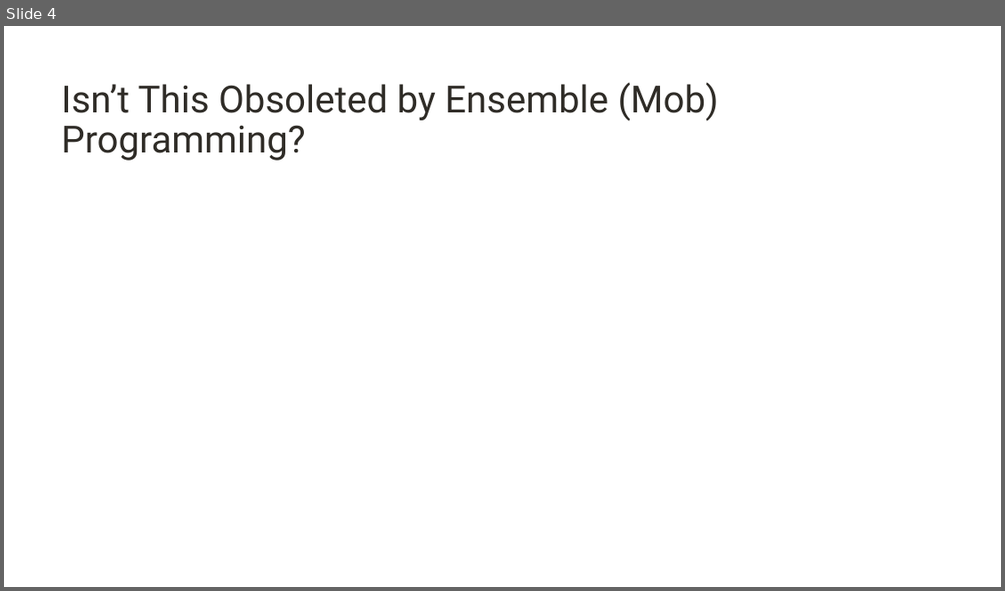
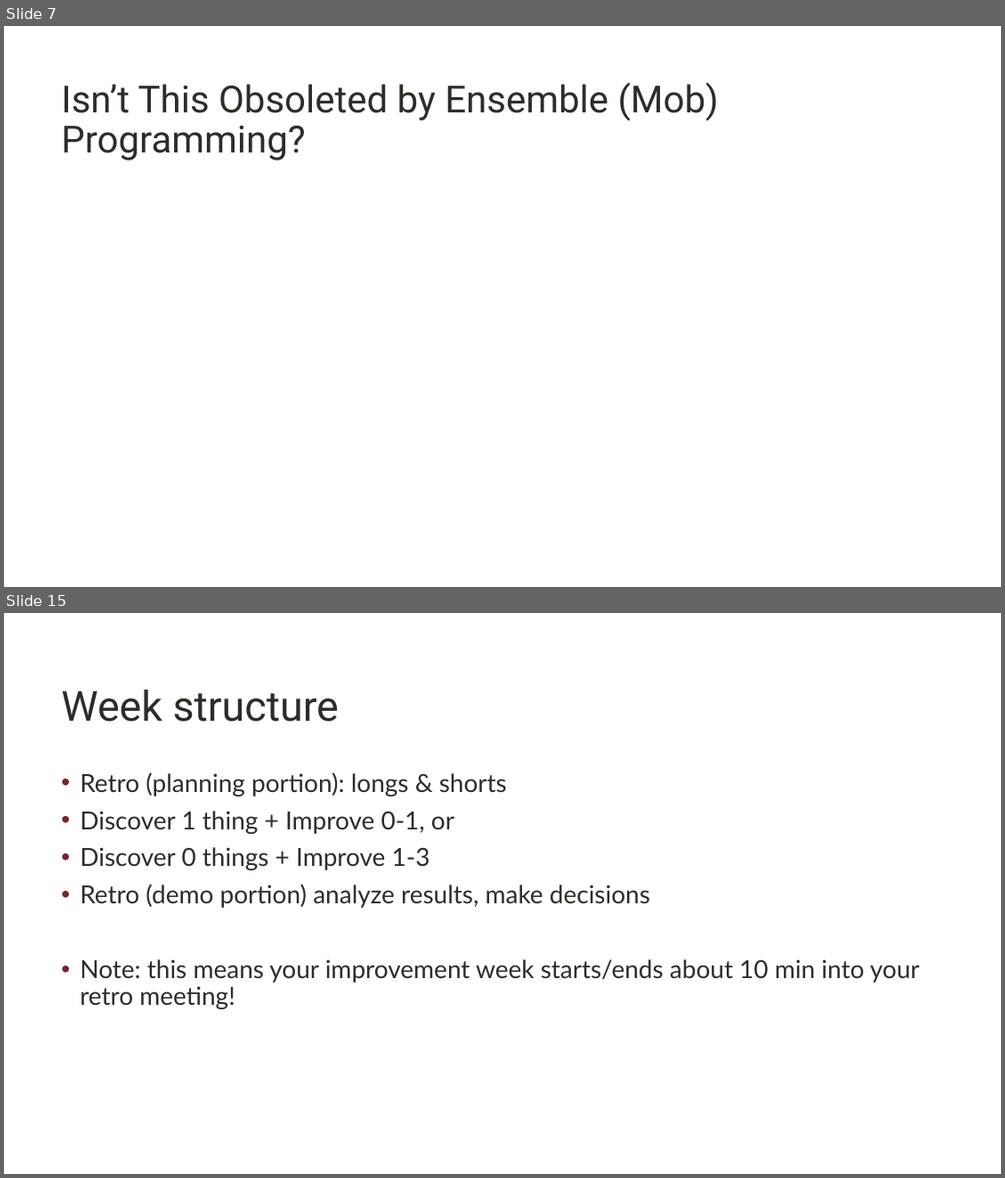
Before and after one commit to digdeeproots/talks, a slide deck: Decks/Craft2023-PromiscuousPairingBeginnerMind.pptx. Shown one above the other, each under a label of ours: slide 4 before the commit, slides 7 and 15 after it; the slides between them are not shown. The pictures are 1005x591 and 1005x1178 pixels, drawn with LibreOffice and Linux fonts; fonts in the diff are those of the drawing; background and template pictures are left out. Boxes give left, top, right and bottom in pixels: in the first picture for what was removed or moved away, otherwise in the second. Text is boxed around its words. In the diff, an @@ line names an element or a change of style, - is before the commit and + after.

Commit message:
Identified most of the slides - split out the structure.

```diff
--- a/Decks/Craft2023-PromiscuousPairingBeginnerMind.pptx
+++ b/Decks/Craft2023-PromiscuousPairingBeginnerMind.pptx
@@ slide 15 added at <box>4,613,1001,1174</box>, background #FFFFFF @@
@@ title added at <box>61,690,339,722</box>, 40 pt, text #2F2C27 @@
+Week structure
@@ text added at <box>80,772,920,1009</box>, 24 pt, text #2F2C27 @@
+• Retro (planning portion): longs & shorts
+• Discover 1 thing + Improve 0-1, or
+• Discover 0 things + Improve 1-3
+• Retro (demo portion) analyze results, make decisions
+• Note: this means your improvement week starts/ends about 10 min into your retro meeting!
@@ what was slide 4 is now slide 7 @@
```
Also in this commit, not shown: 1 slide changed, 13 other slides added.
